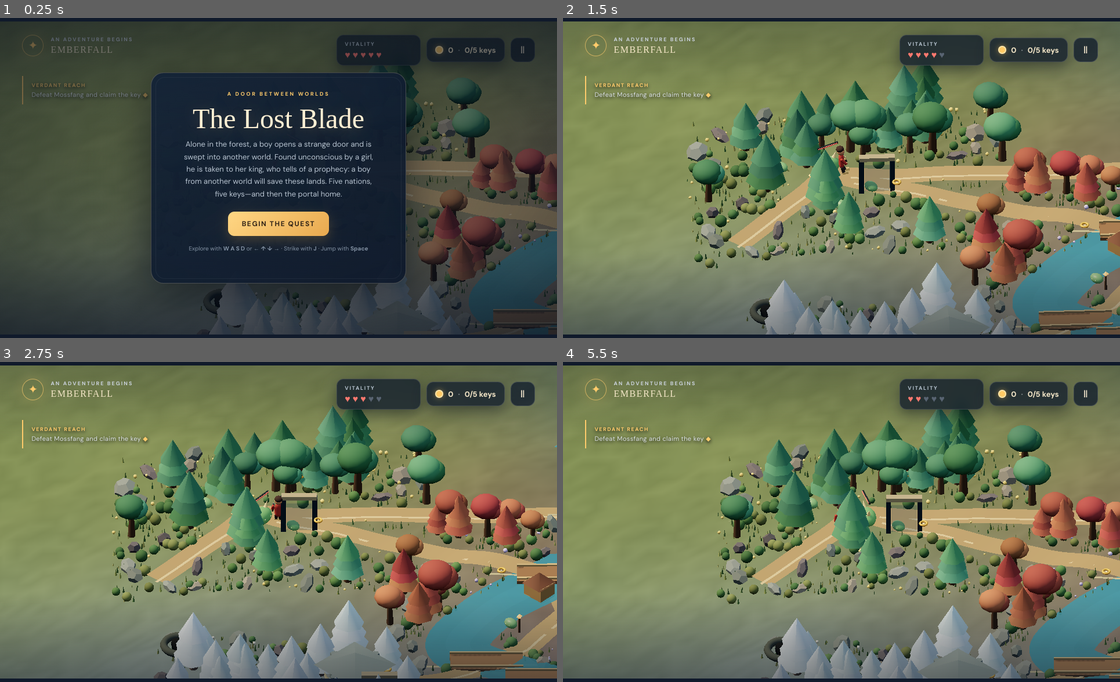
Above: before the commit, frames 1-4 (two rows, left to right).
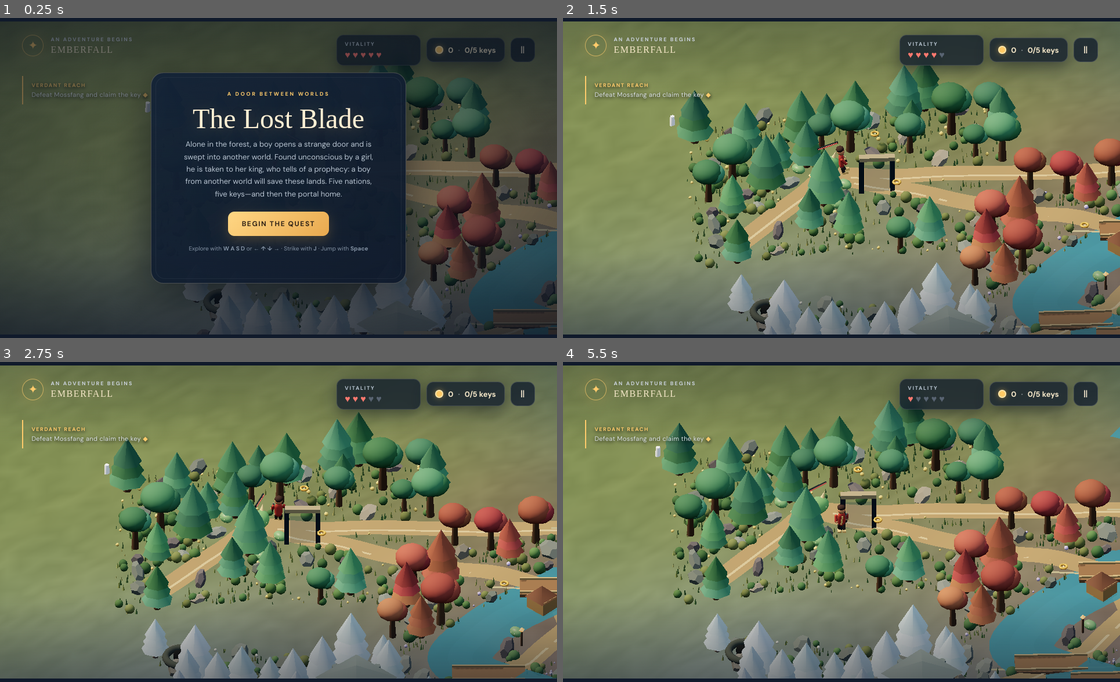
Above: after the commit, the same moments.

Repository: ahiyasam27-hub/PlayGround
Game: browser game, page index.html
Two runs of this game, one before a commit and one after it. Both use one fixed random seed, a clock stepped at 60 frames per second and the inputs below.
Inputs:
- Up to frame 1 (0.25 s): no input
- Up to frame 2 (1.5 s): click "BEGIN THE QUEST" at 0.27 s; hold Right from 1.03 s (still down); tap Space at 1.1 s
- Up to frame 3 (2.75 s): release Right at 1.53 s; hold Down 1.58-1.85 s; tap Space at 1.6, 2.1, 2.6 s; hold Left 1.9-2.47 s; hold Up from 2.52 s (still down)
- Up to frame 4 (5.5 s): release Up at 2.82 s; hold Right 2.87-3.53 s; tap Space every 0.5 s from 3.1 to 5.1 s; hold Up 3.58-3.82 s; hold Left 3.87-4.3 s; hold Down 4.35-4.68 s; hold Right 4.73-5.23 s; hold Down from 5.28 s (still down)

The runs differ from the first frame. In frame 1, 2.9% of the frame differs, in the area x 26-100%, y 18-99%; in frame 2, 11%; in frame 3, 35%; in frame 4, 41%, in the area x 16-100%, y 10-99%.

Commit message:
Save source and v2 conversation for issue #1
Run: 42341175534
Generation: 42341175534-1794042334119

Diff:
--- a/game.js
+++ b/game.js
@@ -275,6 +275,7 @@
       addMesh(hut, new THREE.BoxGeometry(1.35, 0.95, 1.15), wallMaterial, v3(0, 0.48, 0), { castShadow: true });
       addMesh(hut, new THREE.ConeGeometry(1.0, 0.72, 4), roofMaterial, v3(0, 1.25, 0), { rotation: [0, Math.PI / 4, 0] });
       hut.scale.setScalar(scale); hut.position.set(p.x, p.y, p.z); village.add(hut);
+      colliders.push({ x, y, r: 23 * scale });
     }
     worldGroup.add(village);
     const shrine = (x, y, color, size = 1) => {
@@ -346,7 +347,9 @@
           y = biome.y + (random01(seed + attempt * 13 + 21) - 0.5) * 500;
           valid = x > 28 && x < WORLD - 28 && y > 28 && y < MAP_H - 28
             && regionAt(x, y) === regionIndex && distanceToPath(x, y) > 44
-            && distanceToRiver(x, y) > 96 && Math.hypot(x - 800, y - 600) > 132;
+            && distanceToRiver(x, y) > 96 && Math.hypot(x - 800, y - 600) > 132
+            && Math.hypot(x - 225, y - 300) > 42
+            && colliders.every((obstacle) => Math.hypot(x - obstacle.x, y - obstacle.y) > obstacle.r + 34);
           if (valid) break;
         }
         if (!valid) continue;
@@ -378,7 +381,8 @@
           }
           conifers++;
         }
-        colliders.push({ x, y, r: 20 * scale });
+        // Only the trunk blocks the player; the wide canopy remains walk-through.
+        colliders.push({ x, y, r: 7.5 * scale });
       }
       trunks.instanceMatrix.needsUpdate = true;
       if (trunks.instanceColor) trunks.instanceColor.needsUpdate = true;
@@ -398,6 +402,8 @@
     let placed = 0;
     for (let i = 0; i < rockCount; i++) {
       const region = i % REGIONS.length, biome = REGIONS[region], seed = i * 29 + 509;
+      const sx = 0.52 + random01(seed + 3) * 0.9, sy = 0.34 + random01(seed + 4) * 0.55, sz = 0.5 + random01(seed + 5) * 0.78;
+      const rockRadius = 0.55 * Math.max(sx, sz) * SCALE + 1;
       let x = biome.x, y = biome.y, valid = false;
       for (let attempt = 0; attempt < 24; attempt++) {
         x = biome.x + (random01(seed + attempt * 5 + 91) - 0.5) * 600;
@@ -405,17 +411,18 @@
         valid = x > 18 && x < WORLD - 18 && y > 18 && y < MAP_H - 18
           && distanceToPath(x, y) > 36 && distanceToRiver(x, y) > 76
           && Math.hypot(x - 800, y - 600) > 118
-          && colliders.every((obstacle) => Math.hypot(x - obstacle.x, y - obstacle.y) > obstacle.r + 18);
+          && Math.hypot(x - 225, y - 300) > 42
+          && colliders.every((obstacle) => Math.hypot(x - obstacle.x, y - obstacle.y) > obstacle.r + rockRadius + 8);
         if (valid) break;
       }
       if (!valid) continue;
-      const sx = 0.52 + random01(seed + 3) * 0.9, sy = 0.34 + random01(seed + 4) * 0.55, sz = 0.5 + random01(seed + 5) * 0.78;
       const p = worldAt(x, y, terrainAt(x, y, sy * 0.28));
       temp.position.copy(p); temp.rotation.set(random01(seed + 6) * 0.6, random01(seed + 7) * Math.PI, random01(seed + 8) * 0.6);
       temp.scale.set(sx, sy, sz); temp.updateMatrix();
       rocks.setMatrixAt(placed, temp.matrix);
       rocks.setColorAt(placed, new THREE.Color([0x68706a, 0x817c70, 0x777e78, 0x625e60][i % 4]).multiplyScalar(0.82 + random01(seed + 9) * 0.32));
-      colliders.push({ x, y, r: 16 + Math.max(sx, sz) * 4 });
+      // Match the dodecahedron's footprint rather than using one oversized radius.
+      colliders.push({ x, y, r: 0.55 * Math.max(sx, sz) * SCALE + 1 });
       placed++;
     }
     rocks.count = placed; rocks.instanceMatrix.needsUpdate = true;
@@ -754,7 +761,7 @@
   }
 
   function blocked(x, y, radius = 12) {
-    if (y < 14 || y > MAP_H - 14 || x < 5 || x > WORLD - 5) return true;
+    if (y < radius || y > MAP_H - radius || x < radius || x > WORLD - radius) return true;
     for (const obstacle of colliders) {
       const dx = x - obstacle.x, dy = y - obstacle.y;
       const reach = radius + obstacle.r;
@@ -767,16 +774,85 @@
     return false;
   }
 
+  function findFreePosition(x, y, radius) {
+    if (!blocked(x, y, radius)) return { x, y };
+    for (let distance = 8; distance <= 144; distance += 8) {
+      for (let sample = 0; sample < 20; sample++) {
+        const angle = sample * Math.PI / 10;
+        const candidate = { x: x + Math.cos(angle) * distance, y: y + Math.sin(angle) * distance };
+        if (!blocked(candidate.x, candidate.y, radius)) return candidate;
+      }
+    }
+    return null;
+  }
+
   function moveWithCollision(actor, dx, dy, radius = 12) {
+    if (blocked(actor.x, actor.y, radius)) {
+      const safe = actor.safeX !== undefined && !blocked(actor.safeX, actor.safeY, radius)
+        ? { x: actor.safeX, y: actor.safeY }
+        : findFreePosition(actor.x, actor.y, radius);
+      if (safe) { actor.x = safe.x; actor.y = safe.y; }
+      actor.vx = 0; actor.vy = 0;
+      if (blocked(actor.x, actor.y, radius)) return;
+    }
+    actor.safeX = actor.x; actor.safeY = actor.y;
+
     const oldX = actor.x, oldY = actor.y;
-    if (!blocked(oldX + dx, oldY, radius)) actor.x += dx;
-    else actor.vx = 0;
-    if (!blocked(actor.x, oldY + dy, radius)) actor.y += dy;
-    else actor.vy = 0;
-    if (actor.x === oldX && actor.y === oldY) {
-      actor.vx *= 0.15;
-      actor.vy *= 0.15;
-    }
+    const steps = Math.max(1, Math.ceil(Math.hypot(dx, dy) / 4));
+    const stepX = dx / steps, stepY = dy / steps;
+    let hitX = false, hitY = false;
+    for (let step = 0; step < steps; step++) {
+      const x = actor.x, y = actor.y;
+      const nextX = x + stepX, nextY = y + stepY;
+      if (!blocked(nextX, nextY, radius)) {
+        actor.x = nextX; actor.y = nextY;
+        actor.safeX = actor.x; actor.safeY = actor.y;
+        continue;
+      }
+
+      // Try both axes independently so a collision on one side never cancels sliding on the other.
+      const axes = Math.abs(stepX) >= Math.abs(stepY) ? ['x', 'y'] : ['y', 'x'];
+      let moved = false;
+      for (const axis of axes) {
+        const candidateX = actor.x + (axis === 'x' ? stepX : 0);
+        const candidateY = actor.y + (axis === 'y' ? stepY : 0);
+        if (!blocked(candidateX, candidateY, radius)) {
+          actor.x = candidateX; actor.y = candidateY;
+          if (axis === 'x') hitY = true; else hitX = true;
+          moved = true;
+        }
+      }
+
+      // At rounded corners, project the remaining motion onto a nearby circle's tangent.
+      if (!moved) {
+        let best = null, bestProgress = 0;
+        for (const obstacle of colliders) {
+          let nx = x - obstacle.x, ny = y - obstacle.y;
+          const distance = Math.hypot(nx, ny) || 1;
+          const reach = radius + obstacle.r;
+          if (distance > reach + 6) continue;
+          nx /= distance; ny /= distance;
+          const intoSurface = stepX * nx + stepY * ny;
+          if (intoSurface >= 0) continue;
+          const tangentX = stepX - nx * intoSurface;
+          const tangentY = stepY - ny * intoSurface;
+          const candidateX = x + tangentX, candidateY = y + tangentY;
+          const progress = tangentX * stepX + tangentY * stepY;
+          if (progress > bestProgress && !blocked(candidateX, candidateY, radius)) {
+            best = { x: candidateX, y: candidateY };
+            bestProgress = progress;
+          }
+        }
+        if (best) { actor.x = best.x; actor.y = best.y; moved = true; }
+      }
+      if (!moved) { hitX = true; hitY = true; }
+      if (!blocked(actor.x, actor.y, radius)) { actor.safeX = actor.x; actor.safeY = actor.y; }
+    }
+
+    if (hitX && actor.vx * dx > 0) actor.vx = 0;
+    if (hitY && actor.vy * dy > 0) actor.vy = 0;
+    if (actor.x === oldX) actor.vx *= 0.15;
+    if (actor.y === oldY) actor.vy *= 0.15;
   }
 
   function hurt() {
Not shown, changed: .omgithub/checkpoint.json
